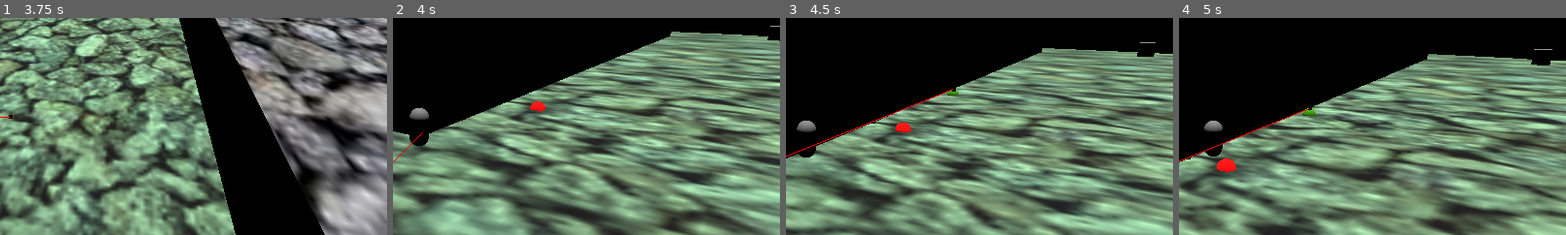
Above: before the commit, frames 1-4 (left to right).
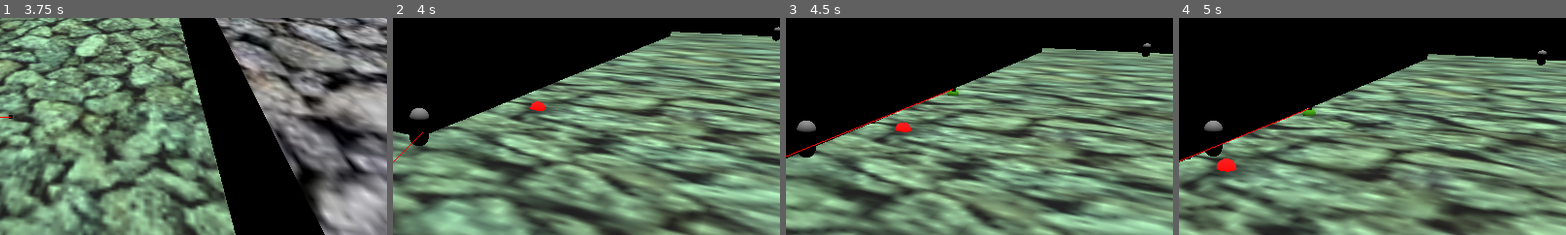
Above: after the commit, the same moments.

Repository: OLIWAPUNK/WSKAZEM
Game: Godot game, scene res://Scenes/World.tscn
Two runs of this game, one before a commit and one after it. Both use one fixed random seed, a clock stepped at 60 frames per second and the inputs below.
Inputs (mouse positions are % of the whole screen's width and height, from its top left):
- Up to frame 1 (3.75 s): move the mouse to (45, 70) at 0.52 s; click (45, 70) at 0.6 s; move the mouse to (80, 65) at 1.27 s; click (80, 65) at 1.35 s; move the mouse to (20, 35) at 2.02 s; click (20, 35) at 2.1 s; move the mouse to (55, 50) at 2.77 s; click (55, 50) at 2.85 s; move the mouse to (35, 25) at 3.52 s; click (35, 25) at 3.6 s
- Up to frame 2 (4 s): no input
- Up to frame 3 (4.5 s): move the mouse to (72, 45) at 4.27 s; click (72, 45) at 4.35 s
- Up to frame 4 (5 s): no input
The pictures show only the part of the screen within x 50-100%, y 28-78%; the shares and areas given below are measured in that part.

Frame 1 is identical in both runs. In frame 2, less than 0.1% of the frame differs, in the area x 96-100%, y 3-11%; in frame 3, less than 0.1%; in frame 4, 0.1%, in the area x 90-97%, y 14-22%.

Commit message:
Outline shader on hover for NPC

Diff:
--- /dev/null
+++ b/Scenes/Global.tscn
@@ -0,0 +1,14 @@
+[gd_scene format=3 uid="uid://dfx5mnynjce4c"]
+
+[ext_resource type="Script" uid="uid://ba0omadxyyp6e" path="res://Scripts/main.gd" id="1_6yl2a"]
+[ext_resource type="Shader" uid="uid://dg3dvwg38xk4h" path="res://Scripts/Shaders/HoverOutline.gdshader" id="2_uavi6"]
+
+[sub_resource type="ShaderMaterial" id="ShaderMaterial_qm544"]
+render_priority = 0
+shader = ExtResource("2_uavi6")
+shader_parameter/outline_color = Color(0.98447746, 0.83405215, 0.15026334, 1)
+shader_parameter/outline_width = 3.0
+
+[node name="Global" type="Node" unique_id=938214309]
+script = ExtResource("1_6yl2a")
+overlay_outline_material = SubResource("ShaderMaterial_qm544")
--- a/Scenes/World.tscn
+++ b/Scenes/World.tscn
@@ -61,11 +61,9 @@
 [sub_resource type="SphereMesh" id="SphereMesh_y7y61"]
 material = SubResource("StandardMaterial3D_45d1s")
 
-[sub_resource type="BoxMesh" id="BoxMesh_y7y61"]
-size = Vector3(2, 2, 2)
+[sub_resource type="CapsuleMesh" id="CapsuleMesh_q2d71"]
 
-[sub_resource type="BoxShape3D" id="BoxShape3D_uo7di"]
-size = Vector3(2, 2, 2)
+[sub_resource type="CapsuleShape3D" id="CapsuleShape3D_uo7di"]
 
 [node name="World2" type="Node3D" unique_id=493649897]
 
@@ -175,13 +173,13 @@
 [node name="NpcTree" type="Node" parent="." unique_id=1592381096]
 
 [node name="NPC_Test" type="Area3D" parent="NpcTree" unique_id=1974575869]
-transform = Transform3D(1, 0, 0, 0, 1, 0, 0, 0, 1, -73.5106, 1.2246441, -11.551149)
+transform = Transform3D(1, 0, 0, 0, 1, 0, 0, 0, 1, -73.5106, 1.1063532, -11.551149)
 
 [node name="MeshInstance3D" type="MeshInstance3D" parent="NpcTree/NPC_Test" unique_id=1052673341]
-mesh = SubResource("BoxMesh_y7y61")
+mesh = SubResource("CapsuleMesh_q2d71")
 
 [node name="CollisionShape3D" type="CollisionShape3D" parent="NpcTree/NPC_Test" unique_id=1848374575]
-shape = SubResource("BoxShape3D_uo7di")
+shape = SubResource("CapsuleShape3D_uo7di")
 
 [node name="Clickable" type="Node" parent="NpcTree/NPC_Test" unique_id=1048121532]
 script = ExtResource("8_q2d71")
--- /dev/null
+++ b/Scripts/Shaders/HoverOutline.gdshader
@@ -0,0 +1,28 @@
+shader_type spatial;
+render_mode cull_front, unshaded;
+
+uniform vec4 outline_color : source_color;
+uniform float outline_width = 1.0;
+
+void vertex() {
+
+	vec4 clip_position = PROJECTION_MATRIX * (MODELVIEW_MATRIX * vec4(VERTEX, 1.0));
+	vec3 clip_normal = mat3(PROJECTION_MATRIX) * (mat3(MODELVIEW_MATRIX) * NORMAL);
+
+	vec2 offset = normalize(clip_normal.xy) / VIEWPORT_SIZE * clip_position.w * outline_width * 2.0;
+
+	clip_position.xy += offset;
+
+	POSITION = clip_position;
+
+}
+
+void fragment() {
+
+	ALBEDO = outline_color.rgb;
+
+	if (outline_color.a < 1.0) {
+		ALPHA = outline_color.a;
+	}
+
+}
--- a/Scripts/clickable.gd
+++ b/Scripts/clickable.gd
@@ -1,23 +1,38 @@
 extends Node
 
 @onready var parent := $".."
+
+var mesh : MeshInstance3D
 
 
 
 func _ready() -> void:
 
+	for child in parent.get_children():
+
+		if child is not MeshInstance3D:
+			continue
+
+		mesh = child
+
+	print(mesh)
 	parent.connect("input_event", clickable_clicked)
+	parent.connect("mouse_entered", on_hover)
+	parent.connect("mouse_exited", on_unhover)
 
 
 func on_hover() -> void:
 
-	pass
+	mesh.material_overlay = Global.overlay_outline_material
+
+
+func on_unhover() -> void:
+
+	mesh.material_overlay = null
 
 
 func clickable_clicked(_camera: Node, _event: InputEvent, _event_position: Vector3, _normal: Vector3, _shape_idx: int) -> void:
 
-	on_hover()
-
 	if Input.is_action_just_pressed("go_to_point"):
 
 		print(parent)
--- a/Scripts/main.gd
+++ b/Scripts/main.gd
@@ -2,7 +2,14 @@
 
 static var debug : Debug
 
+@export var overlay_outline_material : ShaderMaterial
+
+
+
+func _ready() -> void:
+	assert(overlay_outline_material, "No overlay outline material set")
 
 
 func _process(_delta: float) -> void:
+
 	debug.add_debug_property("FPS", Engine.get_frames_per_second(), 60)
--- /dev/null
+++ b/Textures/Materials/SimpleOutline.tres
@@ -0,0 +1,9 @@
+[gd_resource type="StandardMaterial3D" format=3 uid="uid://ca7ceuuc4t0rl"]
+
+[resource]
+blend_mode = 4
+cull_mode = 1
+shading_mode = 0
+albedo_color = Color(1, 0, 1, 1)
+grow = true
+grow_amount = 0.1
--- a/project.godot
+++ b/project.godot
@@ -21,7 +21,7 @@
 
 [autoload]
 
-Global="*uid://ba0omadxyyp6e"
+Global="*uid://dfx5mnynjce4c"
 
 [gdunit4]
 
Not shown, added: Scripts/Shaders/HoverOutline.gdshader.uid
